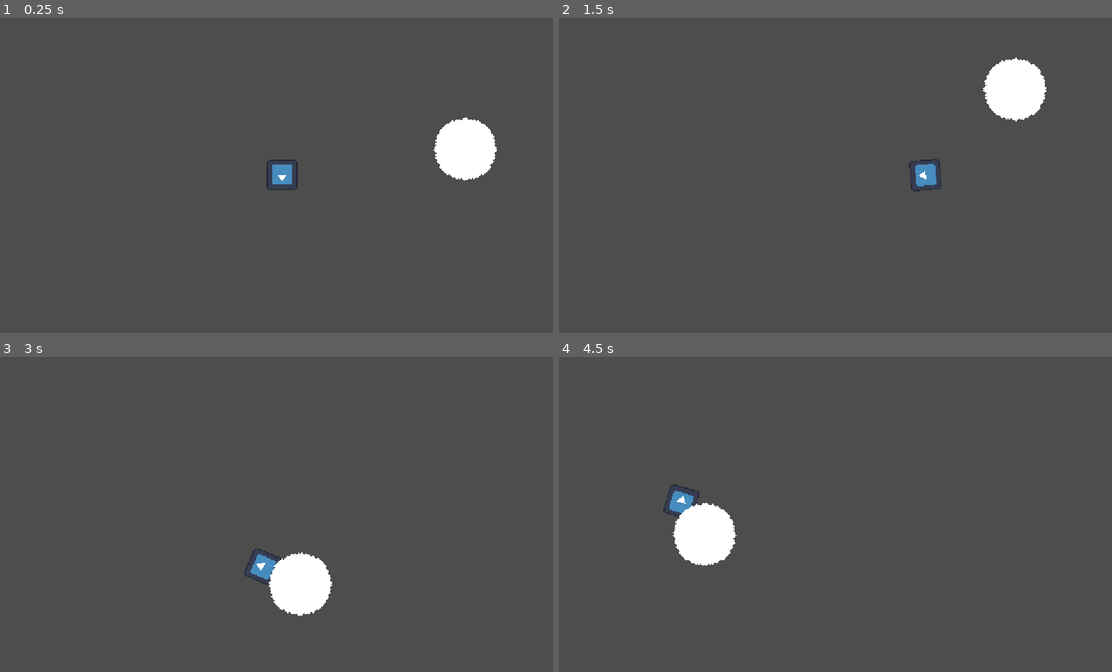
Above: before the commit, frames 1-4 (two rows, left to right).
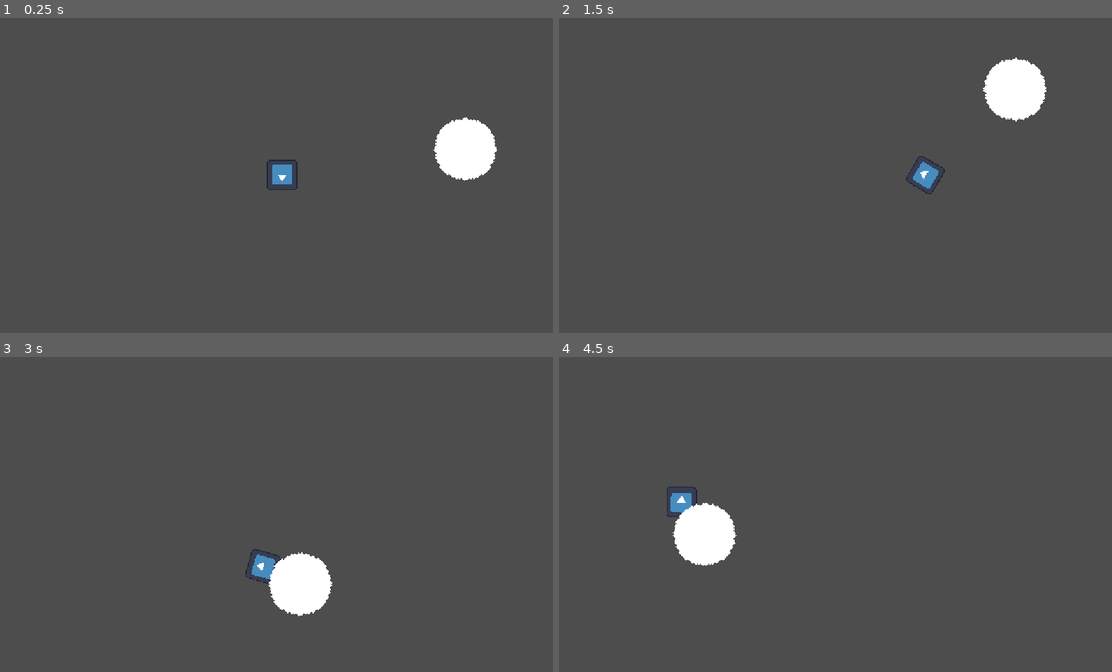
Above: after the commit, the same moments.

Repository: nilstop/BouldersGate
Game: Godot game, scene res://World/world.tscn
The game is run twice, just before and just after one commit, with the same random seed, the same clock (stepped at 60 frames per second) and the same inputs. The engine's default icon, where the game draws it, is replaced by a stand-in: a white triangle on a blue panel in a dark square.
Inputs (mouse positions are in pixels of both pictures, inside the frame that each line leads up to):
- Up to frame 1 (0.25 s): no input
- Up to frame 2 (1.5 s): tap Enter at 0.5 s; move the mouse to (962, 159) at 0.52 s; hold D (right) 0.53-1.25 s; tap Space (pick) at 0.6 s; click (962, 159) at 0.67 s; drag from (730, 191) to (940, 169) at 1.27 s
- Up to frame 3 (3 s): move the mouse to (337, 445) at 2.02 s; hold D (right) 2.03-2.75 s; tap Backspace at 2.1 s; click (337, 445) at 2.17 s; tap Space (pick) at 2.3 s; drag from (254, 577) to (110, 467) at 2.77 s
- Up to frame 4 (4.5 s): move the mouse to (1012, 561) at 3.52 s; hold A (left) 3.53-4.25 s; tap F at 3.6 s; click (1012, 561) at 3.67 s; tap Space (pick) at 3.8 s; drag from (669, 467) to (719, 527) at 4.27 s

The runs differ from the first frame. In frame 1, less than 0.1% of the frame differs, in the area x 49-51%, y 46-52%; in frame 2, 0.2%, in the area x 62-70%, y 43-56%; in frame 3, less than 0.1%; in frame 4, 0.1%.

Commit message:
slow rotation when player state = rolling

Diff:
--- a/boulder's-gate/Player/player.gd
+++ b/boulder's-gate/Player/player.gd
@@ -1,14 +1,49 @@
 extends CharacterBody2D
+
+
+
+@onready var boulder_area: Area2D = $BoulderArea
 
 @export var boulder : CharacterBody2D
 @export var speed : int
-@export var accel : int
+@export var rotation_speed : float
+#@export var accel : int
+
+enum States {ROLLING, WALKING}
+
+var state : States = States.WALKING: set = set_state
+
+func set_state(new_state):
+	state = new_state
 
 func get_input():
 	var input_direction = Input.get_vector("left", "right", "up", "down")
 	velocity = input_direction * speed
 
-func _physics_process(_delta: float) -> void:
-	look_at(get_global_mouse_position())
+func rotate_toward_mouse_slowly(delta):
+	var mouse_pos = get_global_mouse_position()
+	var direction = mouse_pos - global_position
+	var target_angle = direction.angle()
+
+	rotation = rotate_toward(rotation, target_angle, rotation_speed * delta)
+
+func _physics_process(delta: float) -> void:
+	if state == States.WALKING:
+		rotation = lerp_angle(rotation, global_position.angle_to_point(get_global_mouse_position()), 0.3)
+	if state == States.ROLLING:
+
+		rotate_toward_mouse_slowly(delta)
+		#rotation = lerp_angle(rotation, global_position.angle_to_point(get_global_mouse_position()), 0.9)
 	get_input()
 	move_and_slide()
+
+func _input(_event: InputEvent) -> void:
+	if Input.is_action_just_pressed("pick"):
+		set_state(States.ROLLING)
+		if boulder_area.has_overlapping_bodies():
+			pick_up_boulder()
+	if Input.is_action_just_released("pick"):
+		set_state(States.WALKING)
+func pick_up_boulder():
+	set_state(States.ROLLING)
+	boulder.set_state(States.ROLLING)
--- a/boulder's-gate/Player/player.tscn
+++ b/boulder's-gate/Player/player.tscn
@@ -7,12 +7,14 @@
 radius = 26.076809
 
 [sub_resource type="RectangleShape2D" id="RectangleShape2D_btcbx"]
-size = Vector2(10.5, 21)
+size = Vector2(15.5, 21)
 
 [node name="Player" type="CharacterBody2D"]
 collision_layer = 4
 collision_mask = 3
 script = ExtResource("1_4ntmi")
+speed = 240
+rotation_speed = 2.3
 
 [node name="Sprite2D" type="Sprite2D" parent="."]
 rotation = 1.5707964
@@ -27,5 +29,5 @@
 collision_mask = 2
 
 [node name="CollisionShape2D" type="CollisionShape2D" parent="BoulderArea"]
-position = Vector2(33.75, 0)
+position = Vector2(36.25, 0)
 shape = SubResource("RectangleShape2D_btcbx")
